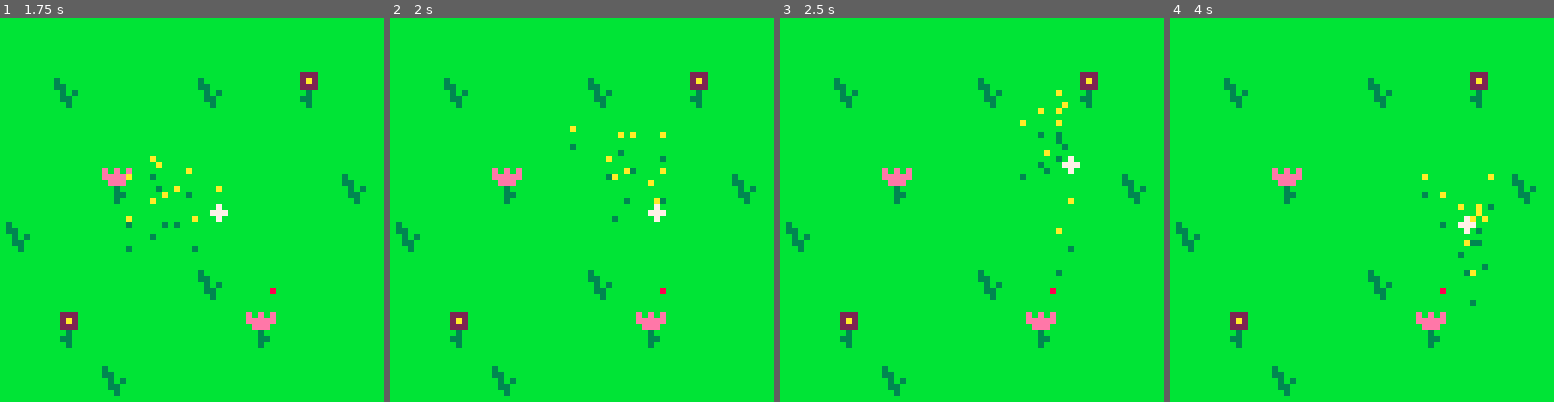
Above: before the commit, frames 1-4 (left to right).
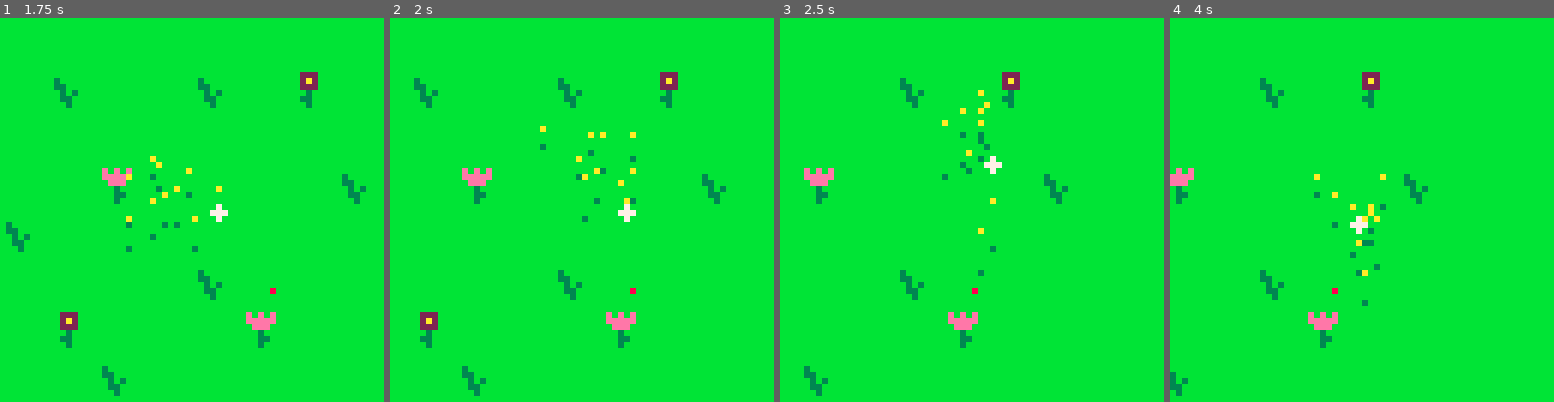
Above: after the commit, the same moments.

Repository: greysonp/swarm
Game: PICO-8 cartridge bees.p8
The game is run twice, just before and just after one commit, with the same random seed, the same clock (stepped at 60 frames per second) and the same inputs.
Inputs:
- Up to frame 1 (1.75 s): hold Right from 1.6 s (still down)
- Up to frame 2 (2 s): keep holding Right
- Up to frame 3 (2.5 s): release Right at 2.1 s; hold Up 2.15-2.42 s; hold Right from 2.47 s (still down)
- Up to frame 4 (4 s): release Right at 3.03 s; hold Left 3.08-3.58 s; hold Down 3.63-3.97 s

Frame 1 is identical in both runs. In frame 2, 6.0% of the frame differs, in the area x 1-96%, y 14-99%; in frame 3, 5.5%; in frame 4, 5.5%.

Commit message:
Introduced a moving camera.

Diff:
--- a/bees.p8
+++ b/bees.p8
@@ -1,13 +1,15 @@
 pico-8 cartridge // http://www.pico-8.com
 version 5
 __lua__
-
 stage = {}
 cursor = {}
 bees = {}
 beetargets = {}
 num_bees = 10
 
+cam = {}
+camlag = .1 -- constant we use as 't' in low-pass filter calculation
+
 enemy = {}
 
 flag = false
@@ -17,6 +19,9 @@
   -- switch to 64x64 mode
   poke(0x5f2c,3)
   cls()
+
+  -- init camera state
+  cam = newvector(0, 0)
 
   -- add bees to the stage
   for i = 1, num_bees do
@@ -42,11 +47,23 @@
     obj.pos.y += obj.vel.y
   end)
 
+  -- update the camera position
+  local adjcursor = cursor.pos:sub(newvector(32, 32))
+  cam.x = cam.x * (1 - camlag) + adjcursor.x * camlag
+  cam.y = cam.y * (1 - camlag) + adjcursor.y * camlag
+
+  cam.x = max(0, cam.x)
+  cam.x = min(64, cam.x)
+  cam.y = max(0, cam.y)
+  cam.y = min(64, cam.y)
+
+  camera(cam.x, cam.y)
+
 end
 
 function _draw()
-  -- Draw map
-  map(0, 0, 0, 0, 8, 8)
+  -- draw map
+  map(0, 0, 0, 0, 16, 16)
 
   -- draw all items on the stage
   foreach(stage, function(obj)
@@ -80,6 +97,7 @@
   cursor.pos.x = x
   cursor.pos.y = y
   cursor.speed = 1
+  cursor.radius = 10
 
   function cursor:update()
     self.vel.x = 0
@@ -91,7 +109,7 @@
   end
 
   function cursor:draw()
-    spr(0, self.pos.x -1, self.pos.y - 1)
+    spr(0, self.pos.x - 1, self.pos.y - 1)
   end
 
   function cursor:getcenter()
@@ -122,7 +140,7 @@
     for bt in all(beetargets) do
       target = target:add(self:target(bt):mult(bt.attraction))
     end
-    local targetcursor = self:targetcursor()
+    local targetcursor = self:targetanchor()
 
     -- implement the traditional swarming algorithm
     -- http://processingjs.org/learning/topic/flocking/
@@ -174,7 +192,7 @@
     end
   end
 
-  function bee:targetcursor()
+  function bee:targetanchor()
     local diff = cursor:getcenter():sub(self.pos)
     local rads = atan2(diff.x, diff.y)
     local tvec = newvector(cos(rads), sin(rads))
@@ -454,177 +472,177 @@
 00000000000000000000000000000000000000000000000000000000000000000000000000000000000000000000000000000000000000000000000000000000
 00000000000000000000000000000000000000000000000000000000000000000000000000000000000000000000000000000000000000000000000000000000
 00000000000000000000000000000000000000000000000000000000000000000000000000000000000000000000000000000000000000000000000000000000
-00000000000000000000000000000000000000000000000000000000000000000000000000000000000000000000000000000000000000000000000000000000
-00000000000000000000000000000000000000000000000000000000000000000000000000000000000000000000000000000000000000000000000000000000
-00000000000000000000000000000000000000000000000000000000000000000000000000000000000000000000000000000000000000000000000000000000
-00000000000000000000000000000000000000000000000000000000000000000000000000000000000000000000000000000000000000000000000000000000
-00000000000000000000000000000000000000000000000000000000000000000000000000000000000000000000000000000000000000000000000000000000
-00000000000000000000000000000000000000000000000000000000000000000000000000000000000000000000000000000000000000000000000000000000
-00000000000000000000000000000000000000000000000000000000000000000000000000000000000000000000000000000000000000000000000000000000
-00000000000000000000000000000000000000000000000000000000000000000000000000000000000000000000000000000000000000000000000000000000
+00000000000000000000000000000000000000000000000000000000000000000000000000000000000000000000000000000000000000000000000088888888
+00000000000000000000000000000000000000000000000000000000000000000000000000000000000000000000000000000000000000000000000088888888
+00000000000000000000000000000000000000000000000000000000000000000000000000000000000000000000000000000000000000000000000088888888
+00000000000000000000000000000000000000000000000000000000000000000000000000000000000000000000000000000000000000000000000088888888
+00000000000000000000000000000000000000000000000000000000000000000000000000000000000000000000000000000000000000000000000088888888
+00000000000000000000000000000000000000000000000000000000000000000000000000000000000000000000000000000000000000000000000088888888
+00000000000000000000000000000000000000000000000000000000000000000000000000000000000000000000000000000000000000000000000088888888
+00000000000000000000000000000000000000000000000000000000000000000000000000000000000000000000000000000000000000000000000088888888
 __gff__
 0000000000000000000000000000000000000000000000000000000000000000000000000000000000000000000000000000000000000000000000000000000000000000000000000000000000000000000000000000000000000000000000000000000000000000000000000000000000000000000000000000000000000000
 0000000000000000000000000000000000000000000000000000000000000000000000000000000000000000000000000000000000000000000000000000000000000000000000000000000000000000000000000000000000000000000000000000000000000000000000000000000000000000000000000000000000000000
 __map__
-0101050101010101300101010101010100000000000000000000000000000000000000000000000000000000000000000000000000000000000000000000000000000000000000000000000000000000000000000000000000000000000000000000000000000000000000000000000000000000000000000000000000000000
-0104050104010201300101010101010100000000000000000000000000000000000000000000000000000000000000000000000000000000000000000000000000000000000000000000000000000000000000000000000000000000000000000000000000000000000000000000000000000000000000000000000000000000
-0501010101010101300101010101010100000000000000000000000000000000000000000000000000000000000000000000000000000000000000000000000000000000000000000000000000000000000000000000000000000000000000000000000000000000000000000000000000000000000000000000000000000000
-0101030101050104300101010101010100000000000000000000000000000000000000000000000000000000000000000000000000000000000000000000000000000000000000000000000000000000000000000000000000000000000000000000000000000000000000000000000000000000000000000000000000000000
-0401010101050101300101010101010100000000000000000000000000000000000000000000000000000000000000000000000000000000000000000000000000000000000000000000000000000000000000000000000000000000000000000000000000000000000000000000000000000000000000000000000000000000
-0101050104010105300101010101010100000000000000000000000000000000000000000000000000000000000000000000000000000000000000000000000000000000000000000000000000000000000000000000000000000000000000000000000000000000000000000000000000000000000000000000000000000000
-0502010101030101300101010101010100000000000000000000000000000000000000000000000000000000000000000000000000000000000000000000000000000000000000000000000000000000000000000000000000000000000000000000000000000000000000000000000000000000000000000000000000000000
-0101040101010105300101010101010100000000000000000000000000000000000000000000000000000000000000000000000000000000000000000000000000000000000000000000000000000000000000000000000000000000000000000000000000000000000000000000000000000000000000000000000000000000
-3030303030303030300101010101010100000000000000000000000000000000000000000000000000000000000000000000000000000000000000000000000000000000000000000000000000000000000000000000000000000000000000000000000000000000000000000000000000000000000000000000000000000000
-0000000000000000000000000000000000000000000000000000000000000000000000000000000000000000000000000000000000000000000000000000000000000000000000000000000000000000000000000000000000000000000000000000000000000000000000000000000000000000000000000000000000000000
-0000000000000000000000000000000000000000000000000000000000000000000000000000000000000000000000000000000000000000000000000000000000000000000000000000000000000000000000000000000000000000000000000000000000000000000000000000000000000000000000000000000000000000
-0000000000000000000000000000000000000000000000000000000000000000000000000000000000000000000000000000000000000000000000000000000000000000000000000000000000000000000000000000000000000000000000000000000000000000000000000000000000000000000000000000000000000000
-0000000000000000000000000000000000000000000000000000000000000000000000000000000000000000000000000000000000000000000000000000000000000000000000000000000000000000000000000000000000000000000000000000000000000000000000000000000000000000000000000000000000000000
-0000000000000000000000000000000000000000000000000000000000000000000000000000000000000000000000000000000000000000000000000000000000000000000000000000000000000000000000000000000000000000000000000000000000000000000000000000000000000000000000000000000000000000
-0000000000000000000000000000000000000000000000000000000000000000000000000000000000000000000000000000000000000000000000000000000000000000000000000000000000000000000000000000000000000000000000000000000000000000000000000000000000000000000000000000000000000000
-0000000000000000000000000000000000000000000000000000000000000000000000000000000000000000000000000000000000000000000000000000000000000000000000000000000000000000000000000000000000000000000000000000000000000000000000000000000000000000000000000000000000000000
-0000000000000000000000000000000000000000000000000000000000000000000000000000000000000000000000000000000000000000000000000000000000000000000000000000000000000000000000000000000000000000000000000000000000000000000000000000000000000000000000000000000000000000
-0000000000000000000000000000000000000000000000000000000000000000000000000000000000000000000000000000000000000000000000000000000000000000000000000000000000000000000000000000000000000000000000000000000000000000000000000000000000000000000000000000000000000000
-0000000000000000000000000000000000000000000000000000000000000000000000000000000000000000000000000000000000000000000000000000000000000000000000000000000000000000000000000000000000000000000000000000000000000000000000000000000000000000000000000000000000000000
-0000000000000000000000000000000000000000000000000000000000000000000000000000000000000000000000000000000000000000000000000000000000000000000000000000000000000000000000000000000000000000000000000000000000000000000000000000000000000000000000000000000000000000
-0000000000000000000000000000000000000000000000000000000000000000000000000000000000000000000000000000000000000000000000000000000000000000000000000000000000000000000000000000000000000000000000000000000000000000000000000000000000000000000000000000000000000000
-0000000000000000000000000000000000000000000000000000000000000000000000000000000000000000000000000000000000000000000000000000000000000000000000000000000000000000000000000000000000000000000000000000000000000000000000000000000000000000000000000000000000000000
-0000000000000000000000000000000000000000000000000000000000000000000000000000000000000000000000000000000000000000000000000000000000000000000000000000000000000000000000000000000000000000000000000000000000000000000000000000000000000000000000000000000000000000
-0000000000000000000000000000000000000000000000000000000000000000000000000000000000000000000000000000000000000000000000000000000000000000000000000000000000000000000000000000000000000000000000000000000000000000000000000000000000000000000000000000000000000000
-0000000000000000000000000000000000000000000000000000000000000000000000000000000000000000000000000000000000000000000000000000000000000000000000000000000000000000000000000000000000000000000000000000000000000000000000000000000000000000000000000000000000000000
-0000000000000000000000000000000000000000000000000000000000000000000000000000000000000000000000000000000000000000000000000000000000000000000000000000000000000000000000000000000000000000000000000000000000000000000000000000000000000000000000000000000000000000
-0000000000000000000000000000000000000000000000000000000000000000000000000000000000000000000000000000000000000000000000000000000000000000000000000000000000000000000000000000000000000000000000000000000000000000000000000000000000000000000000000000000000000000
-0000000000000000000000000000000000000000000000000000000000000000000000000000000000000000000000000000000000000000000000000000000000000000000000000000000000000000000000000000000000000000000000000000000000000000000000000000000000000000000000000000000000000000
-0000000000000000000000000000000000000000000000000000000000000000000000000000000000000000000000000000000000000000000000000000000000000000000000000000000000000000000000000000000000000000000000000000000000000000000000000000000000000000000000000000000000000000
-0000000000000000000000000000000000000000000000000000000000000000000000000000000000000000000000000000000000000000000000000000000000000000000000000000000000000000000000000000000000000000000000000000000000000000000000000000000000000000000000000000000000000000
-0000000000000000000000000000000000000000000000000000000000000000000000000000000000000000000000000000000000000000000000000000000000000000000000000000000000000000000000000000000000000000000000000000000000000000000000000000000000000000000000000000000000000000
-0000000000000000000000000000000000000000000000000000000000000000000000000000000000000000000000000000000000000000000000000000000000000000000000000000000000000000000000000000000000000000000000000000000000000000000000000000000000000000000000000000000000000000
-…(130 lines of a section not shown)…
+01010501010101010101010101010101ffffffffffffffffffffffffffffffffffffffffffffffffffffffffffff00000000000000000000000000000000000000000000000000000000000000000000000000000000000000000000000000000000000000000000000000000000000000000000000000000000000000000000
+01040501040102010101010101010101ffffffffffffffffffffffffffffffffffffffffffffffffffffffffffff00000000000000000000000000000000000000000000000000000000000000000000000000000000000000000000000000000000000000000000000000000000000000000000000000000000000000000000
+05010101010101010101010101010101ffffffffffffffffffffffffffffffffffffffffffffffffffffffffffff00000000000000000000000000000000000000000000000000000000000000000000000000000000000000000000000000000000000000000000000000000000000000000000000000000000000000000000
+01010301010501040101010101010101ffffffffffffffffffffffffffffffffffffffffffffffffffffffffffff00000000000000000000000000000000000000000000000000000000000000000000000000000000000000000000000000000000000000000000000000000000000000000000000000000000000000000000
+04010101010501010101010101010101ffffffffffffffffffffffffffffffffffffffffffffffffffffffffffff00000000000000000000000000000000000000000000000000000000000000000000000000000000000000000000000000000000000000000000000000000000000000000000000000000000000000000000
+01010501040101050101010101010101ffffffffffffffffffffffffffffffffffffffffffffffffffffffffffff00000000000000000000000000000000000000000000000000000000000000000000000000000000000000000000000000000000000000000000000000000000000000000000000000000000000000000000
+05020101010301010101010101010101ffffffffffffffffffffffffffffffffffffffffffffffffffffffffffff00000000000000000000000000000000000000000000000000000000000000000000000000000000000000000000000000000000000000000000000000000000000000000000000000000000000000000000
+01010401010101050101010101010101ffffffffffffffffffffffffffffffffffffffffffffffffffffffffffff00000000000000000000000000000000000000000000000000000000000000000000000000000000000000000000000000000000000000000000000000000000000000000000000000000000000000000000
+01010101010101010101010101010101ffffffffffffffffffffffffffffffffffffffffffffffffffffffffffff00000000000000000000000000000000000000000000000000000000000000000000000000000000000000000000000000000000000000000000000000000000000000000000000000000000000000000000
+01010101010101010101010101010101ffffffffffffffffffffffffffffffffffffffffffffffffffffffffffff00000000000000000000000000000000000000000000000000000000000000000000000000000000000000000000000000000000000000000000000000000000000000000000000000000000000000000000
+01010101010101010101010101010101ffffffffffffffffffffffffffffffffffffffffffffffffffffffffffff00000000000000000000000000000000000000000000000000000000000000000000000000000000000000000000000000000000000000000000000000000000000000000000000000000000000000000000
+01010101010101010101010101010101ffffffffffffffffffffffffffffffffffffffffffffffffffffffffffff00000000000000000000000000000000000000000000000000000000000000000000000000000000000000000000000000000000000000000000000000000000000000000000000000000000000000000000
+01010101010101010101010101010101ffffffffffffffffffffffffffffffffffffffffffffffffffffffffffff00000000000000000000000000000000000000000000000000000000000000000000000000000000000000000000000000000000000000000000000000000000000000000000000000000000000000000000
+01010101010101010101010101010101ffffffffffffffffffffffffffffffffffffffffffffffffffffffffffff00000000000000000000000000000000000000000000000000000000000000000000000000000000000000000000000000000000000000000000000000000000000000000000000000000000000000000000
+01010101010101010101010101010101ffffffffffffffffffffffffffffffffffffffffffffffffffffffffffff00000000000000000000000000000000000000000000000000000000000000000000000000000000000000000000000000000000000000000000000000000000000000000000000000000000000000000000
+01010101010101010101010101010101ffffffffffffffffffffffffffffffffffffffffffffffffffffffffffff00000000000000000000000000000000000000000000000000000000000000000000000000000000000000000000000000000000000000000000000000000000000000000000000000000000000000000000
+ffffffffffffffffffffffffffffffffffffffffffffffffffffffffffffffffffffffffffffffffffffffffffff00000000000000000000000000000000000000000000000000000000000000000000000000000000000000000000000000000000000000000000000000000000000000000000000000000000000000000000
+ffffffffffffffffffffffffffffffffffffffffffffffffffffffffffffffffffffffffffffffffffffffffffff00000000000000000000000000000000000000000000000000000000000000000000000000000000000000000000000000000000000000000000000000000000000000000000000000000000000000000000
+ffffffffffffffffffffffffffffffffffffffffffffffffffffffffffffffffffffffffffffffffffffffffffff00000000000000000000000000000000000000000000000000000000000000000000000000000000000000000000000000000000000000000000000000000000000000000000000000000000000000000000
+ffffffffffffffffffffffffffffffffffffffffffffffffffffffffffffffffffffffffffffffffffffffffffff00000000000000000000000000000000000000000000000000000000000000000000000000000000000000000000000000000000000000000000000000000000000000000000000000000000000000000000
+ffffffffffffffffffffffffffffffffffffffffffffffffffffffffffffffffffffffffffffffffffffffffffff00000000000000000000000000000000000000000000000000000000000000000000000000000000000000000000000000000000000000000000000000000000000000000000000000000000000000000000
+ffffffffffffffffffffffffffffffffffffffffffffffffffffffffffffffffffffffffffffffffffffffffffff00000000000000000000000000000000000000000000000000000000000000000000000000000000000000000000000000000000000000000000000000000000000000000000000000000000000000000000
+ffffffffffffffffffffffffffffffffffffffffffffffffffffffffffffffffffffffffffffffffffffffffffff00000000000000000000000000000000000000000000000000000000000000000000000000000000000000000000000000000000000000000000000000000000000000000000000000000000000000000000
+0000000000000000000000000000000000000000000000000000000000000000000000000000000000000000000000000000000000000000000000000000000000000000000000000000000000000000000000000000000000000000000000000000000000000000000000000000000000000000000000000000000000000000
+0000000000000000000000000000000000000000000000000000000000000000000000000000000000000000000000000000000000000000000000000000000000000000000000000000000000000000000000000000000000000000000000000000000000000000000000000000000000000000000000000000000000000000
+0000000000000000000000000000000000000000000000000000000000000000000000000000000000000000000000000000000000000000000000000000000000000000000000000000000000000000000000000000000000000000000000000000000000000000000000000000000000000000000000000000000000000000
+0000000000000000000000000000000000000000000000000000000000000000000000000000000000000000000000000000000000000000000000000000000000000000000000000000000000000000000000000000000000000000000000000000000000000000000000000000000000000000000000000000000000000000
+0000000000000000000000000000000000000000000000000000000000000000000000000000000000000000000000000000000000000000000000000000000000000000000000000000000000000000000000000000000000000000000000000000000000000000000000000000000000000000000000000000000000000000
+0000000000000000000000000000000000000000000000000000000000000000000000000000000000000000000000000000000000000000000000000000000000000000000000000000000000000000000000000000000000000000000000000000000000000000000000000000000000000000000000000000000000000000
+0000000000000000000000000000000000000000000000000000000000000000000000000000000000000000000000000000000000000000000000000000000000000000000000000000000000000000000000000000000000000000000000000000000000000000000000000000000000000000000000000000000000000000
+0000000000000000000000000000000000000000000000000000000000000000000000000000000000000000000000000000000000000000000000000000000000000000000000000000000000000000000000000000000000000000000000000000000000000000000000000000000000000000000000000000000000000000
+0000000000000000000000000000000000000000000000000000000000000000000000000000000000000000000000000000000000000000000000000000000000000000000000000000000000000000000000000000000000000000000000000000000000000000000000000000000000000000000000000000000000000000
+…(130 lines of a section not shown)…
